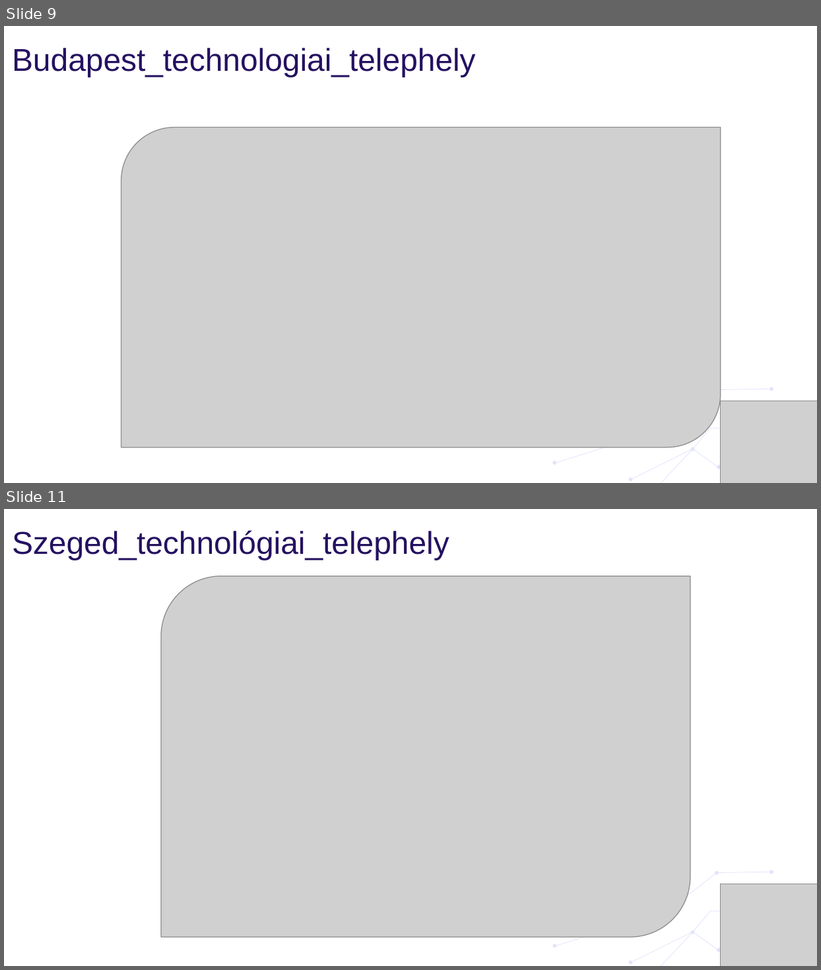
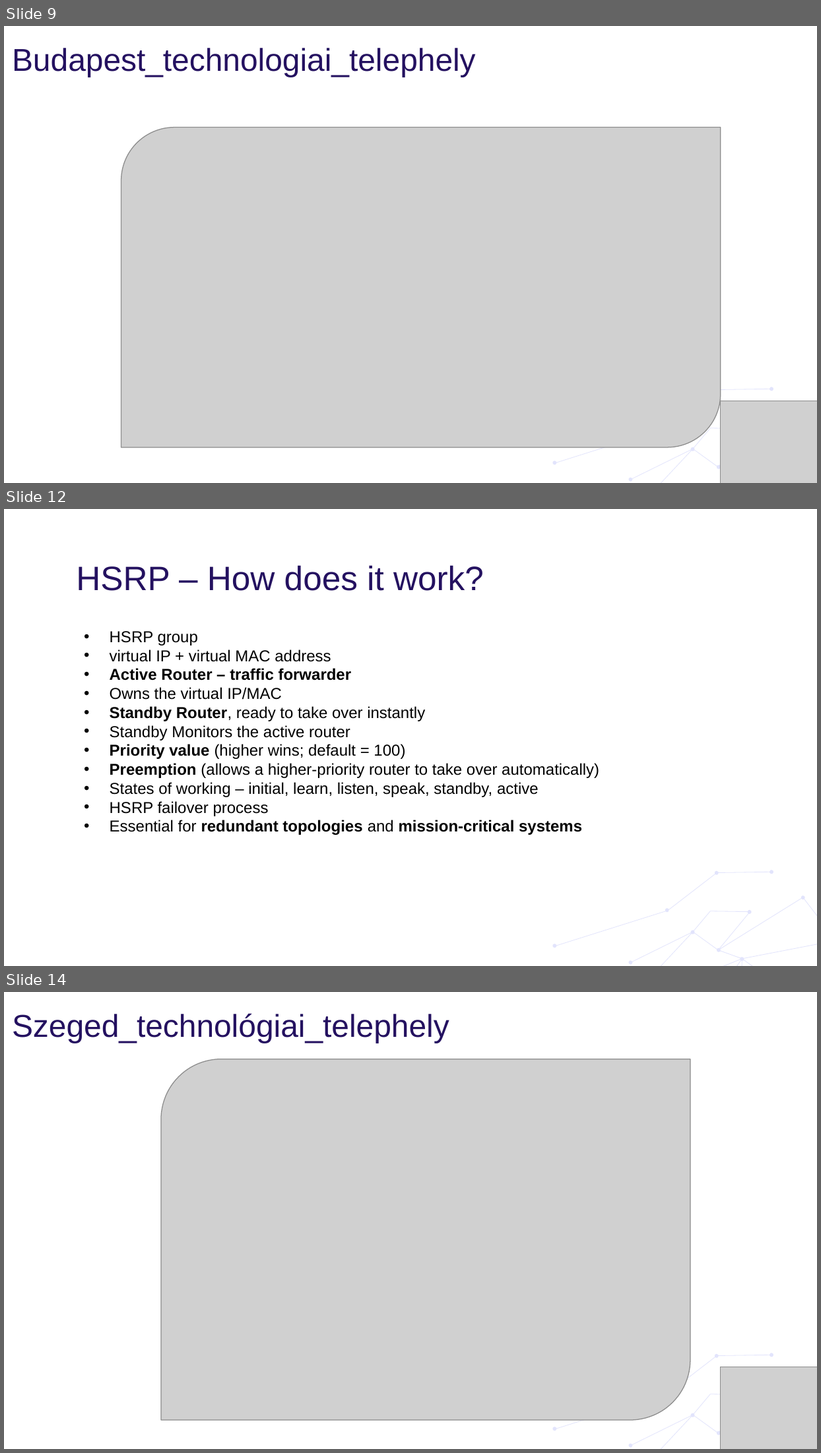
Before and after one commit to BraunDenes/Vizsgaremek_2025_firstteam, a slide deck: Vizsgaremek_ppt.pptx. Shown one above the other, each under a label of ours: slides 9 and 11 before the commit, slides 9, 12 and 14 after it; the slides between them are not shown. The pictures are 821x970 and 821x1453 pixels, drawn with LibreOffice and Linux fonts; fonts in the diff are those of the drawing; grey boxes stand for pictures; background and template pictures are left out. Boxes give left, top, right and bottom in pixels: in the first picture for what was removed or moved away, otherwise in the second. Text is boxed around its words. In the diff, an @@ line names an element or a change of style, - is before the commit and + after.

```diff
--- a/Vizsgaremek_ppt.pptx
+++ b/Vizsgaremek_ppt.pptx
@@ slide 12 added at bbox=[4, 509, 817, 966], background #FFFFFF; not listed: 2 template elements that a slide beside it also shows @@
@@ title added at bbox=[76, 565, 484, 591], 30 pt, text #241160 @@
+HSRP – How does it work?
@@ text added at bbox=[110, 631, 599, 835], 14 pt, text #000000 @@
+• HSRP group
+• virtual IP + virtual MAC address
+• Active Router – traffic forwarder
+• Owns the virtual IP/MAC
+• Standby Router, ready to take over instantly
+    • Standby Monitors the active router
+    • Priority value (higher wins; default = 100)
+    • Preemption (allows a higher‑priority router to take over automatically)
+    • States of working – initial, learn, listen, speak, standby, active
+    • HSRP failover process
+    • Essential for redundant topologies and mission‑critical systems
@@ what was slide 11 is now slide 14 @@
```
Also in this commit, not shown: 1 slide changed, 2 other slides added, 3 other files.
